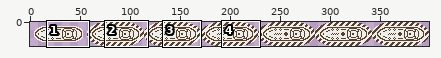
Sprite sheet: assets/images/submarine.png. Above, an overview of the earlier version with the close-up marked.
Close-up. Before:
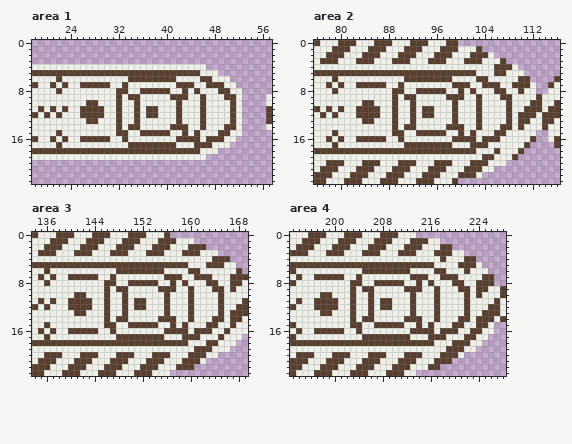
The file is 399x24 pixels. Shown: area 1: x 18..57, y 0..23; area 2: x 76..116, y 0..23; area 3: x 134..169, y 0..23; area 4: x 193..228, y 0..23. The commit also changed other parts of the picture, which this record leaves out.
The same view after the edit:
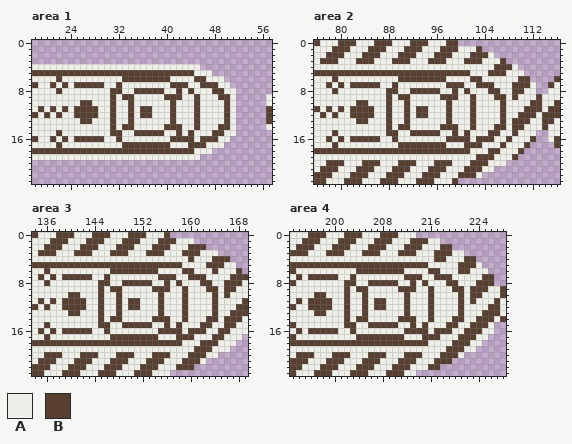
Palette (. is transparent): A #efefe9  B #593f30
Change:
Changed rows in their new state; - is an unchanged pixel.
Area 1:
first column x 25:
 4 ---------------------.------
 5 --------------------A--.----
 6 --------B-------A---B-A--.--
 7 B----A-BA-------B--A-B--A-.-
 8 ------B-A-B----A-BABA--B-A-.
 9 ------BAB-A----B--A-BA--B-A.
10 -B-A--BA-BA-----BA--BA---BA.
11 B---A-BA-BAB-A--BA--BA---BA.
12 B---A-BA-BAB-A--BA--BA---BA.
13 -B-A--BA-BA-----BA--BA---BA.
14 ------BAB-A----B--A-BA--B-A.
15 ------B-A-B----A-BABA--B-A-.
16 B----A-BA-------B---AB--A-.-
17 --------B-------A--B--A--.--
18 --------------------A--.----
19 ---------------------.------
Area 2:
first column x 82:
 5 --------------------A--B----
 6 --------B-------A---B-A-----
 7 B----A-BA-------B--A-B--A---
 8 ------B-A-B----A-BABA--B-A-B
 9 ------BAB-A----B--A-BA--B-AB
10 -B-A--BA-BA-----BA--BA---BA-
11 B---A-BA-BAB-A--BA--BA---BA-
12 B---A-BA-BAB-A--BA--BA---BA-
13 -B-A--BA-BA-----BA--BA---BAB
14 ------BAB-A----B--A-BA--B-AB
15 ------B-A-B----A-BABA--B-A-B
16 B----A-BA-------B---AB--A-B-
17 --------B-------A--B--A--B--
18 --------------------A--B----
19 ---------------------B------
Area 3:
first column x 139:
 4 ---------------------B------
 5 --------------------A-------
 6 --------B-------A---B-A--B--
 7 B----A-BA-------B--A-B--A---
 8 ------B-A-B----A-BABA--B-A-B
 9 ------BAB-A----B--A-BA--B-AB
10 -B-A--BA-BA-----BA--BA---BAB
11 B---A-BA-BAB-A--BA--BA---BA-
12 B---A-BA-BAB-A--BA--BA---BA-
13 -B-A--BA-BA-----BA--BA---BA-
14 ------BAB-A----B--A-BA--B-AB
15 ------B-A-B----A-BABA--B-A-B
16 B----A-BA-------B---AB--A-B-
17 --------B-------A--B--A--B--
18 --------------------A--B----
Area 4:
first column x 196:
 4 ---------------------B------
 5 --------------------A-------
 6 --------B-------A---B-A--B--
 7 B----A-BA-------B--A-B--A---
 8 ------B-A-B----A-BABA--B-A--
 9 ------BAB-A----B--A-BA--B-AB
10 -B-A--BA-BA-----BA--BA---BAB
11 B---A-BA-BAB-A--BA--BA---BAB
12 B---A-BA-BAB-A--BA--BA---BA-
13 -B-A--BA-BA-----BA--BA---BA-
14 ------BAB-A----B--A-BA--B-A-
15 ------B-A-B----A-BABA--B-A-B
16 B----A-BA-------B---AB--A-B-
17 --------B-------A--B--A--B--
18 --------------------A-------
